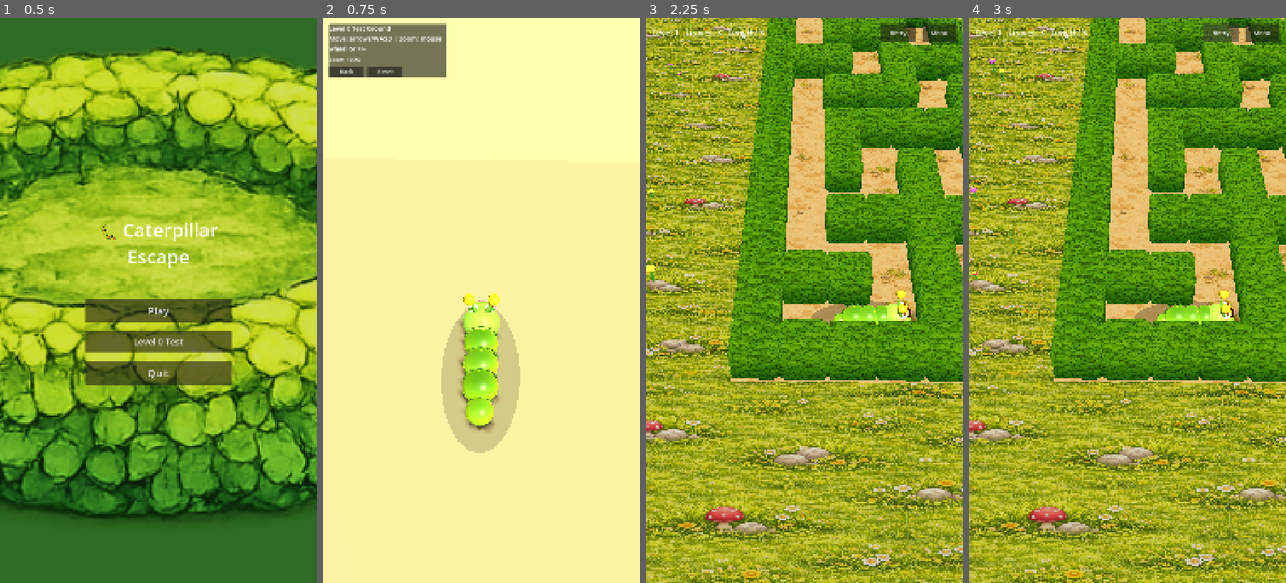
Above: before the commit, frames 1-4 (left to right).
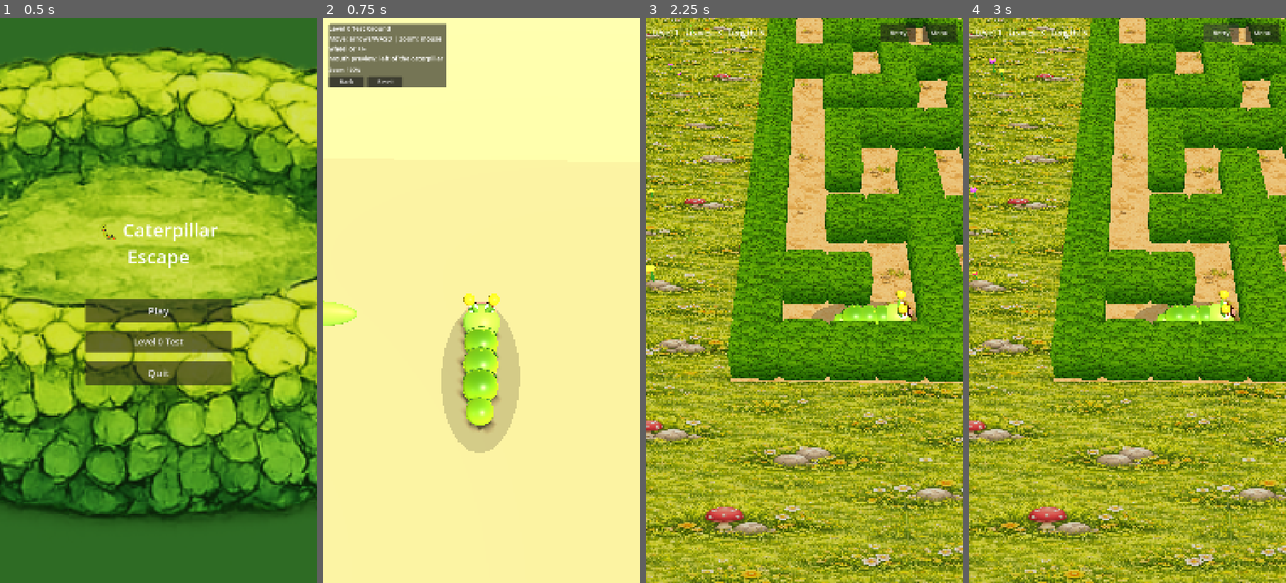
Above: after the commit, the same moments.

Repository: blago83/CaterpillarEscapeGame
Game: Godot game, scene res://scenes/MainMenu.tscn
Two runs of this game, one before a commit and one after it. Both use one fixed random seed, a clock stepped at 60 frames per second and the inputs below.
Inputs:
- Up to frame 1 (0.5 s): no input
- Up to frame 2 (0.75 s): click "Level 0 Test" at 0.5 s
- Up to frame 3 (2.25 s): click "Back" at 1.25 s; click "Play" at 2 s
- Up to frame 4 (3 s): click "Retry" at 2.75 s

Frame 1 is identical in both runs. In frame 2, 1.7% of the frame differs, in the area x 0-53%, y 6-55%; in frame 3, less than 0.1%; in frame 4, less than 0.1%.

Commit message:
worked on caterpillar

Diff:
--- a/scripts/level_0.gd
+++ b/scripts/level_0.gd
@@ -1,6 +1,7 @@
 extends Node3D
 
 const Segment3DScript := preload("res://scripts/segment_3d.gd")
+const MouthComponent3DScript: GDScript = preload("res://scripts/mouth_component_3d.gd")
 const BASE_CAM_OFFSET := Vector3(0.1, 7.2, 6.2)
 const MIN_ZOOM := 0.65
 const MAX_ZOOM := 1.6
@@ -29,6 +30,7 @@
 	_setup_lighting()
 	_setup_ground()
 	_spawn_player()
+	_spawn_mouth_preview()
 	_update_camera(true)
 	back_button.pressed.connect(_on_back_pressed)
 	reset_button.pressed.connect(_on_reset_pressed)
@@ -145,6 +147,56 @@
 	_update_body_shadow()
 	if not _segments.is_empty() and _segments[0].has_method("set_idle"):
 		_segments[0].set_idle(true)
+
+func _spawn_mouth_preview() -> void:
+	var preview_root := Node3D.new()
+	preview_root.name = "MouthPreview"
+	preview_root.position = Vector3(-2.8, 0.70, 0.2)
+	preview_root.rotation_degrees = Vector3(55.0, 0.0, 0.0)
+	world_root.add_child(preview_root)
+
+	var face_back := MeshInstance3D.new()
+	var face_back_mesh := SphereMesh.new()
+	face_back_mesh.radius = 0.40
+	face_back_mesh.height = 0.26
+	face_back_mesh.radial_segments = 28
+	face_back_mesh.rings = 14
+	face_back.mesh = face_back_mesh
+	var face_back_mat := StandardMaterial3D.new()
+	face_back_mat.albedo_color = Color(0.62, 0.85, 0.28)
+	face_back_mat.specular = 0.45
+	face_back_mat.roughness = 0.50
+	face_back.material_override = face_back_mat
+	face_back.scale = Vector3(1.9, 1.25, 0.55)
+	face_back.cast_shadow = GeometryInstance3D.SHADOW_CASTING_SETTING_OFF
+	preview_root.add_child(face_back)
+
+	var chin := MeshInstance3D.new()
+	var chin_mesh := SphereMesh.new()
+	chin_mesh.radius = 0.30
+	chin_mesh.height = 0.18
+	chin_mesh.radial_segments = 24
+	chin_mesh.rings = 12
+	chin.mesh = chin_mesh
+	var chin_mat := StandardMaterial3D.new()
+	chin_mat.albedo_color = Color(0.86, 0.86, 0.54)
+	chin_mat.specular = 0.30
+	chin_mat.roughness = 0.62
+	chin.material_override = chin_mat
+	chin.position = Vector3(0.0, -0.23, 0.07)
+	chin.scale = Vector3(1.45, 1.05, 0.45)
+	chin.cast_shadow = GeometryInstance3D.SHADOW_CASTING_SETTING_OFF
+	preview_root.add_child(chin)
+
+	var mouth: Node3D = MouthComponent3DScript.new()
+	mouth.scale = Vector3(1.70, 1.70, 1.70)
+	mouth.face_color = Color(0.62, 0.85, 0.28)
+	mouth.mouth_cavity_color = Color(0.19, 0.07, 0.04)
+	mouth.tongue_color = Color(0.96, 0.67, 0.56)
+	mouth.drool_enabled = true
+	if mouth.has_method("set_expression"):
+		mouth.set_expression("idle")
+	preview_root.add_child(mouth)
 
 func _ensure_body_shadow() -> void:
 	if _body_shadow:
@@ -222,7 +274,7 @@
 	_update_hud()
 
 func _update_hud() -> void:
-	info_label.text = "Level 0 Test Ground\nMove: arrows/WASD | Zoom: mouse wheel or +/-"
+	info_label.text = "Level 0 Test Ground\nMove: arrows/WASD | Zoom: mouse wheel or +/-\nMouth preview: left of the caterpillar"
 	zoom_label.text = "Zoom: %d%%" % int(round(_zoom * 100.0))
 
 func _on_back_pressed() -> void:
--- /dev/null
+++ b/scripts/mouth_component_3d.gd
@@ -0,0 +1,129 @@
+extends Node3D
+
+class_name MouthComponent3D
+
+@export var face_color := Color(0.62, 0.85, 0.28)
+@export var mouth_cavity_color := Color(0.19, 0.07, 0.04)
+@export var tongue_color := Color(0.96, 0.67, 0.56)
+@export var drool_enabled := false
+@export var pixel_size := 0.0038
+
+var _sprite: Sprite3D
+var _textures: Dictionary = {}
+var _current_expression := "idle"
+
+func _ready() -> void:
+	_sprite = Sprite3D.new()
+	_sprite.centered = true
+	_sprite.pixel_size = pixel_size
+	_sprite.double_sided = true
+	_sprite.shaded = false
+	_sprite.cast_shadow = GeometryInstance3D.SHADOW_CASTING_SETTING_OFF
+	add_child(_sprite)
+
+	_textures["idle"] = _make_mouth_texture("idle")
+	_textures["happy"] = _make_mouth_texture("happy")
+	_textures["looking"] = _make_mouth_texture("looking")
+	_textures["sleeping"] = _make_mouth_texture("sleeping")
+	set_expression("idle")
+
+func set_expression(expr: String) -> void:
+	_current_expression = expr if _textures.has(expr) else "idle"
+	if _sprite:
+		_sprite.texture = _textures[_current_expression]
+
+func _make_mouth_texture(expr: String) -> Texture2D:
+	var image := Image.create(256, 192, false, Image.FORMAT_RGBA8)
+	image.fill(Color(0.0, 0.0, 0.0, 0.0))
+
+	match expr:
+		"happy":
+			_draw_open_smile(image, Vector2(128, 107), Vector2(62, 36), Vector2(128, 80), 1.00, true)
+		"looking":
+			_draw_open_smile(image, Vector2(128, 108), Vector2(46, 31), Vector2(128, 81), 0.76, false)
+		"sleeping":
+			_draw_sleeping_mouth(image)
+		_:
+			_draw_open_smile(image, Vector2(128, 107), Vector2(54, 30), Vector2(128, 80), 0.88, false)
+
+	return ImageTexture.create_from_image(image)
+
+func _draw_open_smile(image: Image, cavity_center: Vector2, cavity_radius: Vector2, lip_center: Vector2, tongue_scale: float, include_drool: bool) -> void:
+	var lip_half_width: int = int(round(cavity_radius.x * 0.34))
+	var lip_radius: int = int(round(cavity_radius.y * 0.28))
+	var lip_rect_height: int = maxi(3, int(round(lip_radius * 0.55)))
+	# Dark cavity.
+	_fill_ellipse(image, cavity_center, cavity_radius, mouth_cavity_color)
+	# Small rounded upper lip cap in the face color.
+	_fill_capsule_h(image, lip_center, lip_half_width, lip_radius, face_color)
+	_fill_rect(image, Rect2i(int(lip_center.x - lip_half_width), int(lip_center.y - lip_rect_height * 0.5), lip_half_width * 2, lip_rect_height), face_color)
+	# Thin dark smile line under the lip.
+	_draw_arc_band(image, cavity_center + Vector2(0, -9), Vector2(cavity_radius.x * 0.94, cavity_radius.y * 0.62), 4.0, Color(0.32, 0.10, 0.07, 0.90), 0.08, PI - 0.08)
+	# Tongue with two lobes.
+	_fill_ellipse(image, cavity_center + Vector2(0, 14), Vector2(29, 15) * tongue_scale, tongue_color)
+	_fill_ellipse(image, cavity_center + Vector2(-15, 9), Vector2(16, 13) * tongue_scale, tongue_color)
+	_fill_ellipse(image, cavity_center + Vector2(15, 9), Vector2(16, 13) * tongue_scale, tongue_color)
+	_fill_ellipse(image, cavity_center + Vector2(0, 6), Vector2(3, 16) * tongue_scale, Color(0.84, 0.50, 0.45, 0.65))
+	_fill_ellipse(image, cavity_center + Vector2(15, 6), Vector2(10, 7) * tongue_scale, Color(1.0, 0.96, 0.93, 0.38))
+	if include_drool and drool_enabled:
+		_fill_ellipse(image, cavity_center + Vector2(-10, -6), Vector2(4, 4), Color(1.0, 0.98, 0.90, 0.50))
+		_fill_capsule_v(image, cavity_center + Vector2(-2, 49), 6, 24, Color(1.0, 0.98, 0.90, 0.36))
+		_fill_ellipse(image, cavity_center + Vector2(-2, 72), Vector2(7, 11), Color(1.0, 0.98, 0.90, 0.36))
+
+func _draw_sleeping_mouth(image: Image) -> void:
+	_draw_arc_band(image, Vector2(128, 106), Vector2(20, 8), 3.0, Color(0.24, 0.08, 0.07, 0.92), 0.10, PI - 0.10)
+	_fill_ellipse(image, Vector2(128, 110), Vector2(8, 4), Color(0.80, 0.44, 0.42, 0.55))
+
+func _fill_rect(image: Image, rect: Rect2i, color: Color) -> void:
+	for y in range(rect.position.y, rect.position.y + rect.size.y):
+		for x in range(rect.position.x, rect.position.x + rect.size.x):
+			_blend_pixel(image, x, y, color)
+
+func _fill_capsule_h(image: Image, center: Vector2, half_width: int, radius: int, color: Color) -> void:
+	_fill_rect(image, Rect2i(int(center.x) - half_width, int(center.y) - radius, half_width * 2, radius * 2), color)
+	_fill_ellipse(image, center + Vector2(-half_width, 0), Vector2(radius, radius), color)
+	_fill_ellipse(image, center + Vector2(half_width, 0), Vector2(radius, radius), color)
+
+func _fill_capsule_v(image: Image, center: Vector2, radius: int, half_height: int, color: Color) -> void:
+	_fill_rect(image, Rect2i(int(center.x) - radius, int(center.y) - half_height, radius * 2, half_height * 2), color)
+	_fill_ellipse(image, center + Vector2(0, -half_height), Vector2(radius, radius), color)
+	_fill_ellipse(image, center + Vector2(0, half_height), Vector2(radius, radius), color)
+
+func _fill_ellipse(image: Image, center: Vector2, radius: Vector2, color: Color) -> void:
+	var min_x := int(floor(center.x - radius.x))
+	var max_x := int(ceil(center.x + radius.x))
+	var min_y := int(floor(center.y - radius.y))
+	var max_y := int(ceil(center.y + radius.y))
+	for y in range(min_y, max_y + 1):
+		for x in range(min_x, max_x + 1):
+			var nx := (float(x) - center.x) / maxf(radius.x, 0.001)
+			var ny := (float(y) - center.y) / maxf(radius.y, 0.001)
+			if nx * nx + ny * ny <= 1.0:
+				_blend_pixel(image, x, y, color)
+
+func _draw_arc_band(image: Image, center: Vector2, radius: Vector2, thickness: float, color: Color, start_angle: float, end_angle: float) -> void:
+	var min_x := int(floor(center.x - radius.x - thickness - 1.0))
+	var max_x := int(ceil(center.x + radius.x + thickness + 1.0))
+	var min_y := int(floor(center.y - radius.y - thickness - 1.0))
+	var max_y := int(ceil(center.y + radius.y + thickness + 1.0))
+	for y in range(min_y, max_y + 1):
+		for x in range(min_x, max_x + 1):
+			var nx := (float(x) - center.x) / maxf(radius.x, 0.001)
+			var ny := (float(y) - center.y) / maxf(radius.y, 0.001)
+			var dist := sqrt(nx * nx + ny * ny)
+			var angle := atan2(ny, nx)
+			if angle < 0.0:
+				angle += TAU
+			if angle >= start_angle and angle <= end_angle and absf(dist - 1.0) <= thickness / maxf(radius.x, radius.y):
+				_blend_pixel(image, x, y, color)
+
+func _blend_pixel(image: Image, x: int, y: int, color: Color) -> void:
+	if x < 0 or y < 0 or x >= image.get_width() or y >= image.get_height():
+		return
+	var dst := image.get_pixel(x, y)
+	var src_a := color.a
+	var out_a := src_a + dst.a * (1.0 - src_a)
+	var out_r := color.r * src_a + dst.r * (1.0 - src_a)
+	var out_g := color.g * src_a + dst.g * (1.0 - src_a)
+	var out_b := color.b * src_a + dst.b * (1.0 - src_a)
+	image.set_pixel(x, y, Color(out_r, out_g, out_b, out_a))
--- a/scripts/segment_3d.gd
+++ b/scripts/segment_3d.gd
@@ -1,6 +1,8 @@
 extends Node3D
 ## 3D Caterpillar segment – cute cartoon style inspired by reference art.
 ## Plump overlapping body, big expressive eyes, antennae, rosy cheeks, tiny feet.
+
+const MouthComponent3DScript: GDScript = preload("res://scripts/mouth_component_3d.gd")
 
 const CELL := 1.0
 
@@ -23,6 +25,7 @@
 
 # ── Face expression ──
 var _mouth_node: Node3D
+var _mouth_component: Node3D
 var _cheek_nodes: Array[MeshInstance3D] = []
 var _eyebrow_nodes: Array[MeshInstance3D] = []
 var _face_time := 0.0
@@ -450,82 +453,21 @@
 		_cheek_nodes.append(cheek)
 
 func _add_mouth(head_radius: float, parent: Node3D) -> void:
-	# Small open smile: dark cavity with a clearly visible pink tongue in front.
+	# Reference-style mouth: rounded upper lip, open dark cavity, twin tongue lobes.
 	var mouth_pivot := Node3D.new()
-	mouth_pivot.position = Vector3(0.0, head_radius * -0.32, -head_radius * 0.92)
-	mouth_pivot.scale = Vector3(1.0, 1.0, 1.0)
+	mouth_pivot.position = Vector3(0.0, head_radius * -0.30, -head_radius * 0.94)
+	mouth_pivot.scale = Vector3(0.74, 0.74, 0.74)
 	parent.add_child(mouth_pivot)
 
-	# Dark cavity – flattened ellipse, modest size.
-	var cavity_mat := StandardMaterial3D.new()
-	cavity_mat.albedo_color = Color(0.18, 0.05, 0.05)
-	cavity_mat.specular = 0.05
-	cavity_mat.roughness = 0.92
-
-	var cavity := MeshInstance3D.new()
-	var cavity_s := SphereMesh.new()
-	cavity_s.radius = 0.09
-	cavity_s.height = 0.10
-	cavity_s.radial_segments = 28
-	cavity_s.rings = 14
-	cavity.mesh = cavity_s
-	cavity.material_override = cavity_mat
-	cavity.position = Vector3(0.0, 0.0, 0.0)
-	# Wider than tall, very shallow → reads as an open mouth.
-	cavity.scale = Vector3(1.55, 1.35, 0.45)
-	cavity.cast_shadow = GeometryInstance3D.SHADOW_CASTING_SETTING_OFF
-	mouth_pivot.add_child(cavity)
-
-	# Thin flat upper lip strip across the top of the cavity (gives D-shape).
-	var lip_mat := StandardMaterial3D.new()
-	lip_mat.albedo_color = Color(0.62, 0.86, 0.25)
-	lip_mat.specular = 0.55
-	lip_mat.roughness = 0.34
-	var lip := MeshInstance3D.new()
-	var lip_s := BoxMesh.new()
-	lip_s.size = Vector3(0.30, 0.025, 0.06)
-	lip.mesh = lip_s
-	lip.material_override = lip_mat
-	lip.position = Vector3(0.0, 0.060, -0.01)
-	lip.cast_shadow = GeometryInstance3D.SHADOW_CASTING_SETTING_OFF
-	mouth_pivot.add_child(lip)
-
-	# Pink tongue – sits in front of the cavity, lower half, clearly visible.
-	var tongue_mat := StandardMaterial3D.new()
-	tongue_mat.albedo_color = Color(0.96, 0.48, 0.50)
-	tongue_mat.specular = 0.7
-	tongue_mat.roughness = 0.28
-
-	var tongue := MeshInstance3D.new()
-	var tongue_s := SphereMesh.new()
-	tongue_s.radius = 0.06
-	tongue_s.height = 0.07
-	tongue_s.radial_segments = 20
-	tongue_s.rings = 10
-	tongue.mesh = tongue_s
-	tongue.material_override = tongue_mat
-	tongue.position = Vector3(0.0, -0.030, -0.005)
-	tongue.scale = Vector3(1.30, 0.90, 0.85)
-	tongue.cast_shadow = GeometryInstance3D.SHADOW_CASTING_SETTING_OFF
-	mouth_pivot.add_child(tongue)
-
-	# Tongue shine highlight.
-	var tongue_shine_mat := StandardMaterial3D.new()
-	tongue_shine_mat.albedo_color = Color(1.0, 0.92, 0.90, 0.6)
-	tongue_shine_mat.transparency = BaseMaterial3D.TRANSPARENCY_ALPHA
-	tongue_shine_mat.specular = 1.0
-	tongue_shine_mat.roughness = 0.08
-	var tongue_shine := MeshInstance3D.new()
-	var tongue_shine_s := SphereMesh.new()
-	tongue_shine_s.radius = 0.018
-	tongue_shine_s.height = 0.010
-	tongue_shine.mesh = tongue_shine_s
-	tongue_shine.material_override = tongue_shine_mat
-	tongue_shine.position = Vector3(0.020, 0.012, -0.015)
-	tongue_shine.cast_shadow = GeometryInstance3D.SHADOW_CASTING_SETTING_OFF
-	tongue.add_child(tongue_shine)
+	var mouth: Node3D = MouthComponent3DScript.new()
+	mouth.face_color = Color(0.62, 0.85, 0.28)
+	mouth.mouth_cavity_color = Color(0.19, 0.07, 0.04)
+	mouth.tongue_color = Color(0.96, 0.67, 0.56)
+	mouth.drool_enabled = false
+	mouth_pivot.add_child(mouth)
 
 	_mouth_node = mouth_pivot
+	_mouth_component = mouth
 	_mouth_base_scale = mouth_pivot.scale
 	_mouth_base_pos = mouth_pivot.position
 
@@ -709,6 +651,8 @@
 
 	# ── Mouth animation ──
 	if _mouth_node:
+		if _mouth_component and _mouth_component.has_method("set_expression"):
+			_mouth_component.set_expression(_expression)
 		match _expression:
 			"idle":
 				var breath := sin(_face_time * 1.5) * 0.05
Not shown, added: scripts/mouth_component_3d.gd.uid
